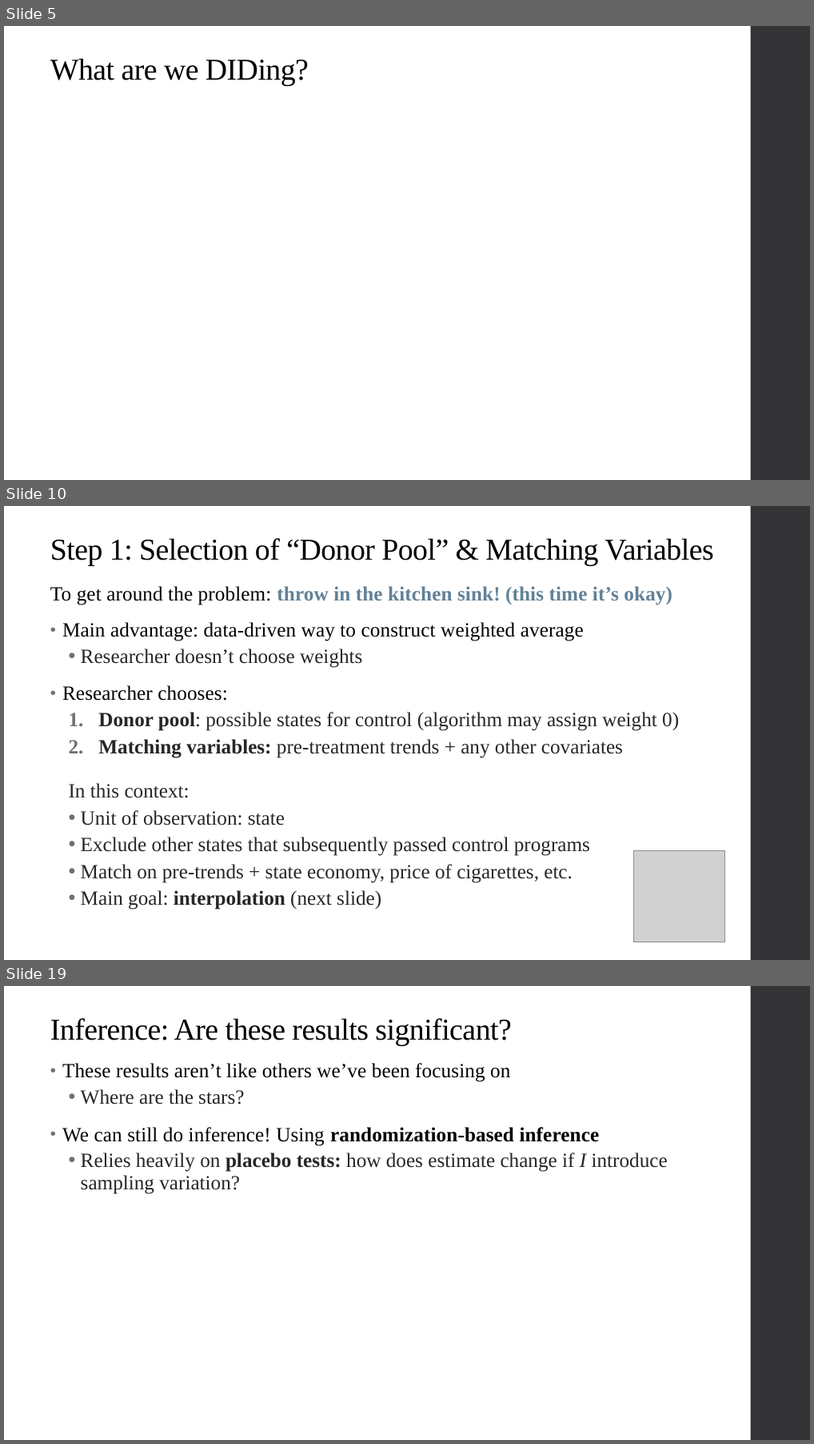
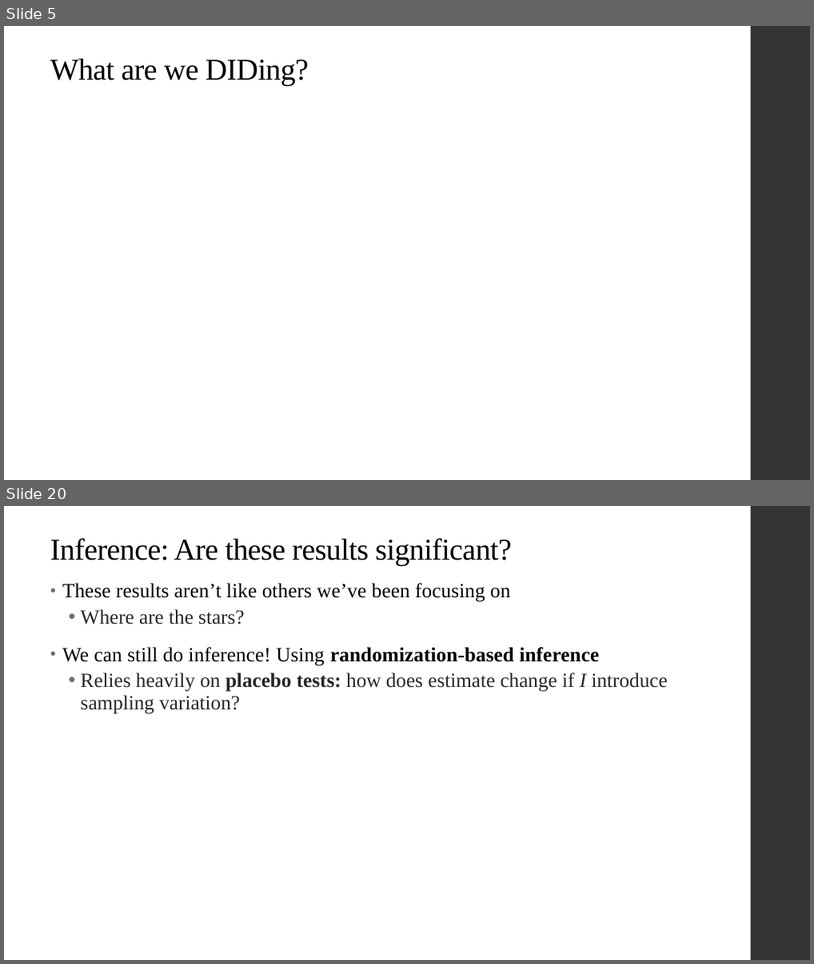
Before and after one commit to qiufei/fork-HAD5744, a slide deck: Lecture11_SyntheticControl_QuantileRegression/Lecture11_SyntheticControl_QuantileRegression.pptx. Shown one above the other, each under a label of ours: slides 5, 10 and 19 before the commit, slides 5 and 20 after it; the slides between them are not shown. The pictures are 814x1444 and 814x964 pixels, drawn with LibreOffice and Linux fonts; fonts in the diff are those of the drawing; grey boxes stand for pictures. Boxes give left, top, right and bottom in pixels: in the first picture for what was removed or moved away, otherwise in the second. Text is boxed around its words. In the diff, an @@ line names an element or a change of style, - is before the commit and + after.

```diff
--- a/Lecture11_SyntheticControl_QuantileRegression/Lecture11_SyntheticControl_QuantileRegression.pptx
+++ b/Lecture11_SyntheticControl_QuantileRegression/Lecture11_SyntheticControl_QuantileRegression.pptx
@@ slide 10 removed at (4,506,810,960), background #FFFFFF; not listed: 1 template element that a slide beside it also shows @@
@@ title removed at (50,538,714,566) @@
-Step 1: Selection of “Donor Pool” & Matching Variables
@@ text removed at (50,586,679,909) @@
-To get around the problem: throw in the kitchen sink! (this time it’s okay)
-• Main advantage: data-driven way to construct weighted average
-  • Researcher doesn’t choose weights
-• Researcher chooses:
-  1. Donor pool: possible states for control (algorithm may assign weight 0)
-  2. Matching variables: pre-treatment trends + any other covariates
-  In this context:
-  • Unit of observation: state
-  • Exclude other states that subsequently passed control programs
-  • Match on pre-trends + state economy, price of cigarettes, etc.
-  • Main goal: interpolation (next slide)
@@ picture removed at (634,851,725,941) @@
@@ what was slide 19 is now slide 20 @@
```
Also in this commit, not shown: 12 slides changed, 8 slides added, 4 other slides removed, 4 other files.
